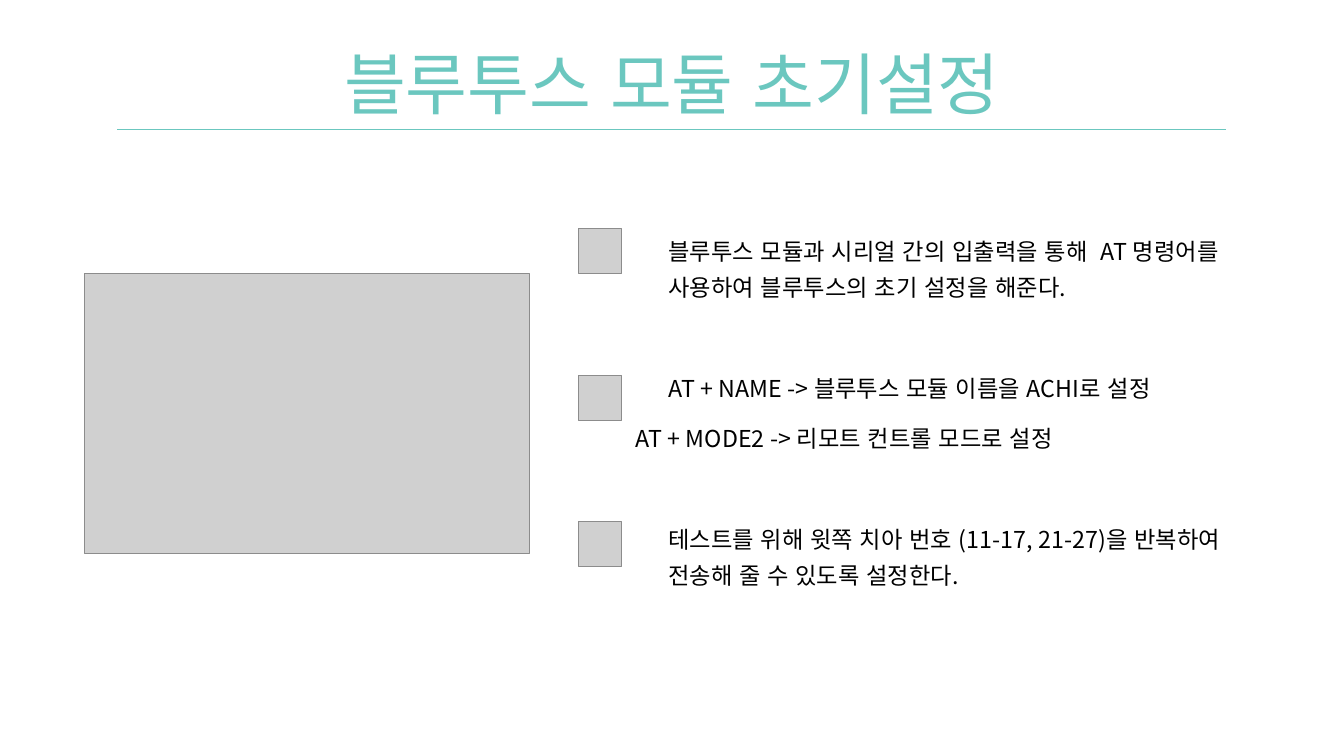
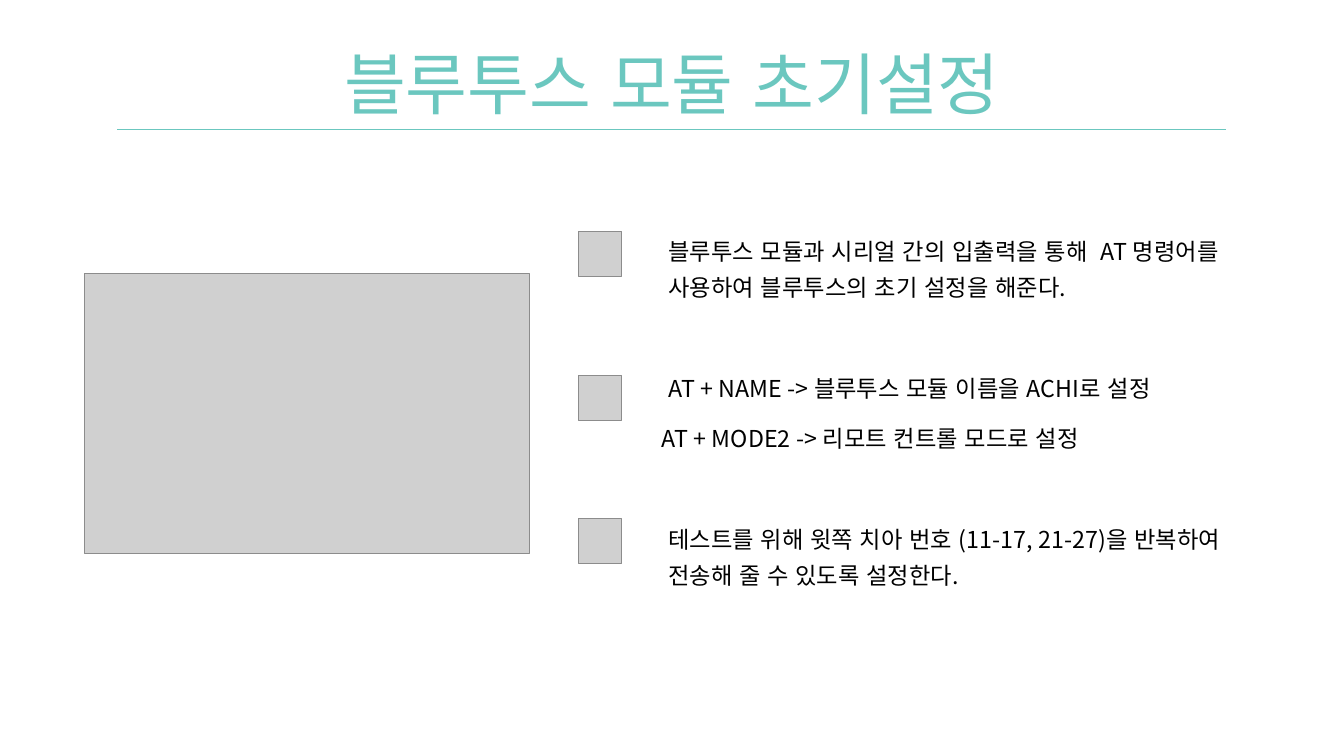
Before and after one commit to Team-Achi/Docs, a slide deck: slide 9 of PPT/캡스톤디자인_9주차_중간데모_발표자료_5조.pptx. Drawn at 1344x756 pixels with LibreOffice and Linux fonts; fonts in the diff are those of the drawing; grey boxes stand for pictures; background and template pictures are left out. Boxes give left, top, right and bottom in pixels: in the first picture for what was removed or moved away, otherwise in the second. Text is boxed around its words. In the diff, an @@ line names an element or a change of style, - is before the commit and + after.

```diff
--- a/PPT/캡스톤디자인_9주차_중간데모_발표자료_5조.pptx
+++ b/PPT/캡스톤디자인_9주차_중간데모_발표자료_5조.pptx
@@ text "블루투스 모듈과 시리얼 간의 입출력을 ..." rewrapped from <box>636,240,1220,586</box> to <box>662,240,1220,586</box> @@
@@ picture: place and size @@
-picture at <box>579,522,622,568</box>
+picture at <box>579,518,622,564</box>
```
Also in this commit, not shown: 3 other slides changed.
